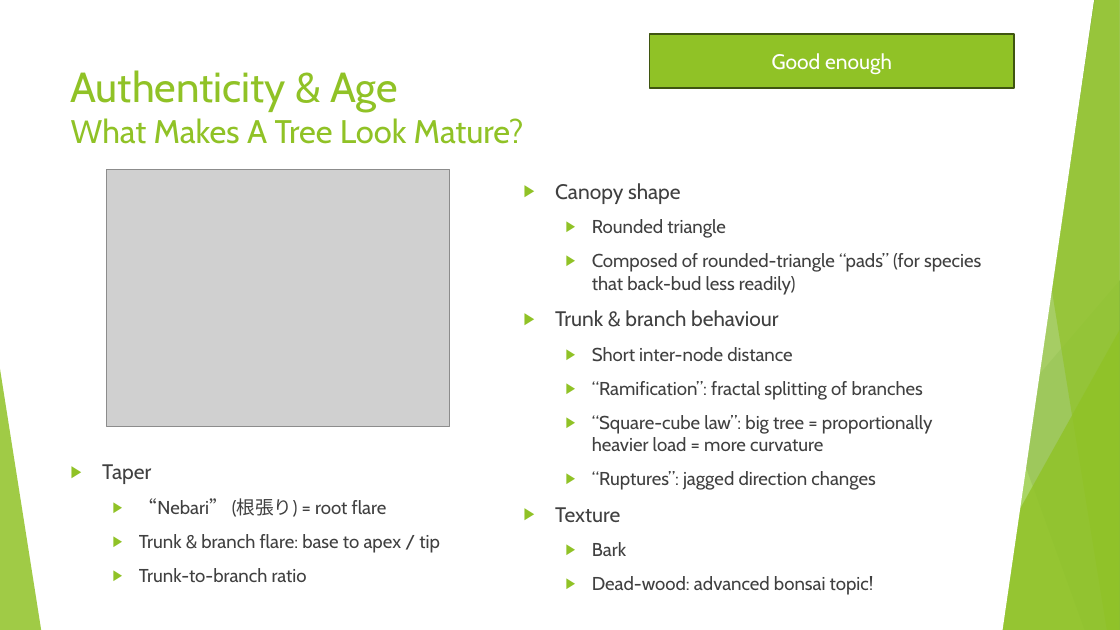
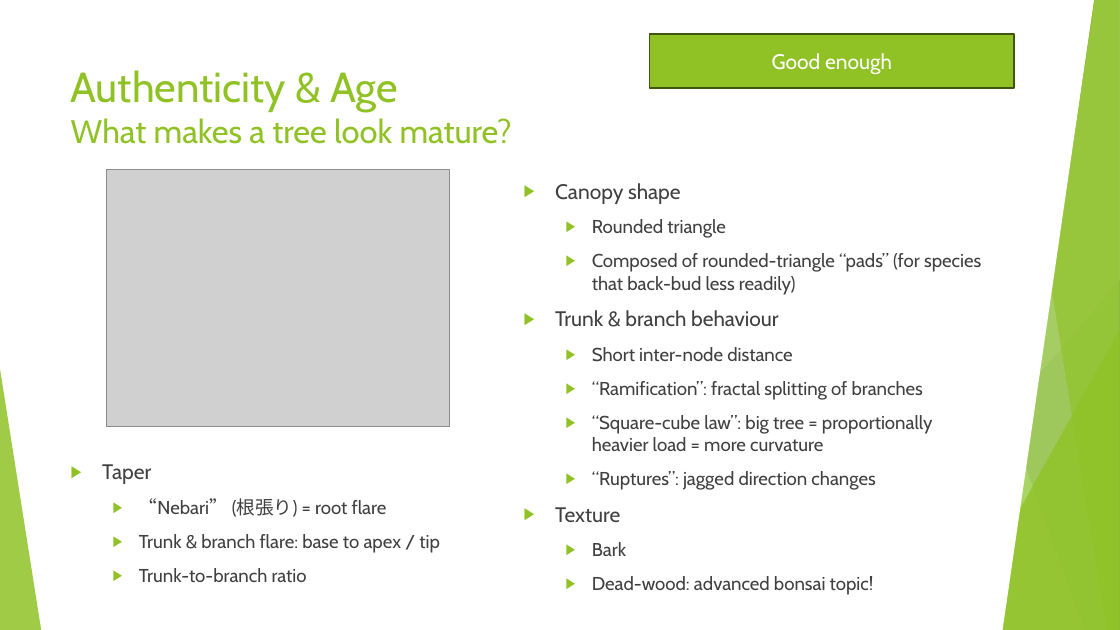
Before and after one commit to AlexLabram/Bonsai, a slide deck: slide 10 of WGCourse/Bonsai On A Budget (running).pptx. Drawn at 1120x630 pixels with LibreOffice and Linux fonts; fonts in the diff are those of the drawing; grey boxes stand for pictures. Boxes give left, top, right and bottom in pixels: in the first picture for what was removed or moved away, otherwise in the second. Text is boxed around its words. In the diff, an @@ line names an element or a change of style, - is before the commit and + after.

Commit message:
Changed slide title bylines to sentence case; looks less awkward Misc fiddles

```diff
--- a/WGCourse/Bonsai On A Budget (running).pptx
+++ b/WGCourse/Bonsai On A Budget (running).pptx
@@ title at [71, 70, 512, 144]: text changed @@
-Authenticity & Age
-What Makes A Tree Look Mature?
+Authenticity & Age
+What makes a tree look mature?
```
Also in this commit, not shown: 9 other slides changed.
